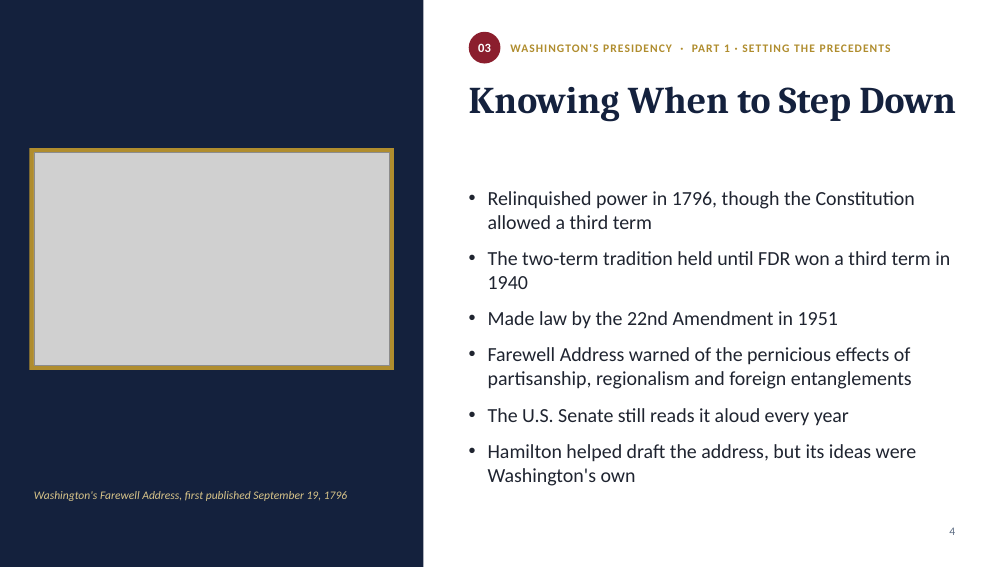
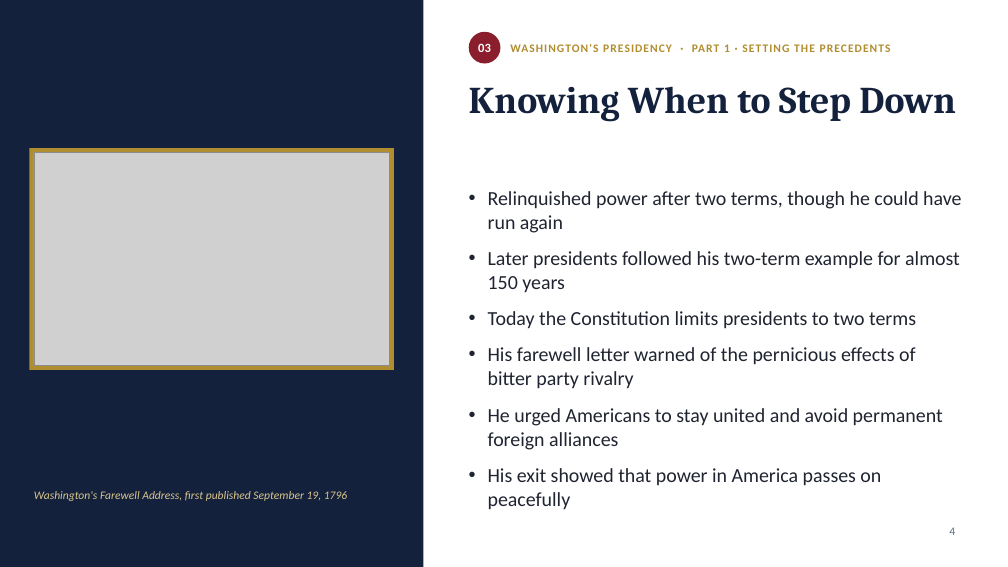
Before and after one commit to hristowork14-alt/Hristo, a slide deck: slide 4 of Washington_Presidency_Petkov_Dimitrov.pptx. Drawn at 1008x567 pixels with LibreOffice and Linux fonts; fonts in the diff are those of the drawing; grey boxes stand for pictures. Boxes give left, top, right and bottom in pixels: in the first picture for what was removed or moved away, otherwise in the second. Text is boxed around its words. In the diff, an @@ line names an element or a change of style, - is before the commit and + after.

```diff
--- a/Washington_Presidency_Petkov_Dimitrov.pptx
+++ b/Washington_Presidency_Petkov_Dimitrov.pptx
@@ text at box(488, 191, 961, 510): text changed @@
-• Relinquished power in 1796, though the Constitution allowed a third term
-• The two-term tradition held until FDR won a third term in 1940
-• Made law by the 22nd Amendment in 1951
-• Farewell Address warned of the pernicious effects of partisanship, regionalism and foreign entanglements
-• The U.S. Senate still reads it aloud every year
-• Hamilton helped draft the address, but its ideas were Washington's own
+• Relinquished power after two terms, though he could have run again
+• Later presidents followed his two-term example for almost 150 years
+• Today the Constitution limits presidents to two terms
+• His farewell letter warned of the pernicious effects of bitter party rivalry
+• He urged Americans to stay united and avoid permanent foreign alliances
+• His exit showed that power in America passes on peacefully
```
Also in this commit, not shown: 5 other slides changed.
